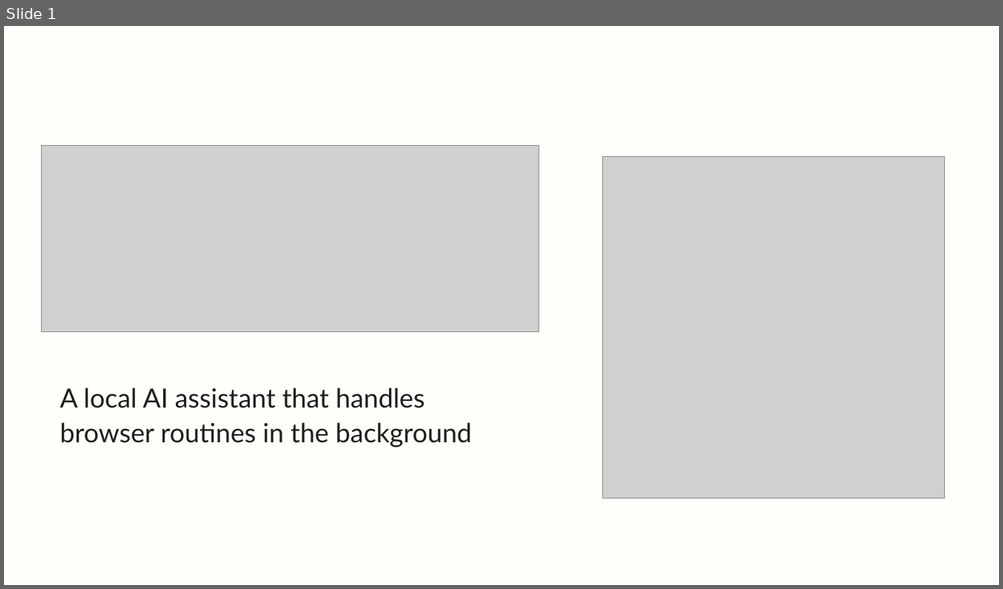
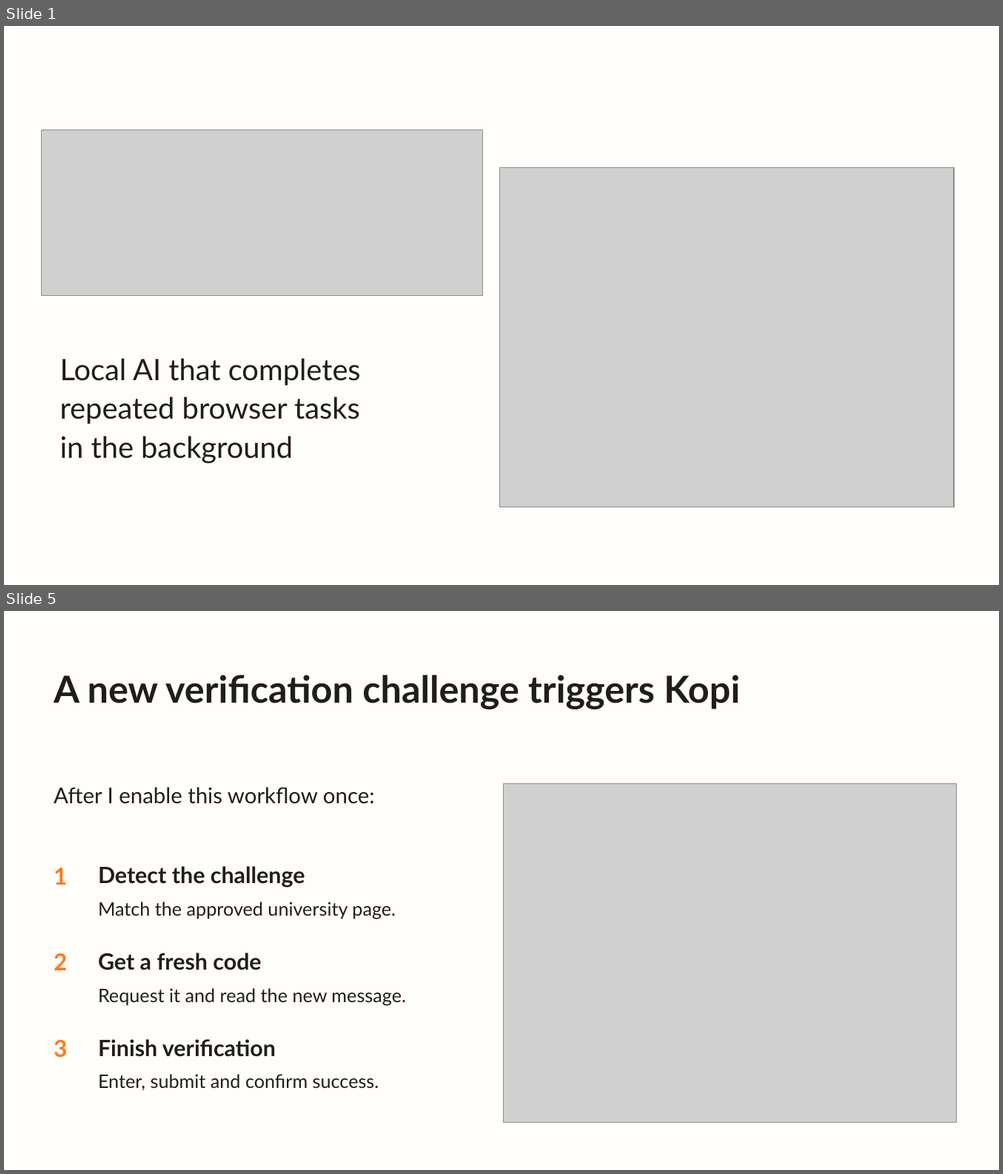
Before and after one commit to MLouchini/Kopi, a slide deck: docs/presentation/Kopi-Hackathon-Pitch.pptx. Shown one above the other, each under a label of ours: slide 1 before the commit, slides 1 and 5 after it; the slides between them are not shown. The pictures are 1003x589 and 1003x1174 pixels, drawn with LibreOffice and Linux fonts; fonts in the diff are those of the drawing; grey boxes stand for pictures. Boxes give left, top, right and bottom in pixels: in the first picture for what was removed or moved away, otherwise in the second. Text is boxed around its words. In the diff, an @@ line names an element or a change of style, - is before the commit and + after.

Commit message:
Illustrate every Kopi slide and clarify daily verification story

```diff
--- a/docs/presentation/Kopi-Hackathon-Pitch.pptx
+++ b/docs/presentation/Kopi-Hackathon-Pitch.pptx
@@ slide 5 added at (4, 611, 999, 1170), background #FFFEFA @@
@@ text added at (54, 675, 740, 709), 36 pt, text #201D1D, bold @@
+A new verification challenge triggers Kopi
@@ text added at (54, 787, 375, 804), 21 pt, text #201D1D @@
+After I enable this workflow once:
@@ picture added at (504, 783, 956, 1123) @@
@@ text added at (54, 868, 67, 885), 22.5 pt, text #FF7A1A, bold @@
+1
@@ text added at (98, 866, 305, 888), 21.8 pt, text #201D1D, bold @@
+Detect the challenge
@@ text added at (98, 902, 395, 920), 18 pt, text #201D1D @@
+Match the approved university page.
@@ text added at (54, 954, 67, 971), 22.5 pt, text #FF7A1A, bold @@
+2
@@ text added at (98, 953, 261, 971), 21.8 pt, text #201D1D, bold @@
+Get a fresh code
@@ text added at (98, 988, 406, 1005), 18 pt, text #201D1D @@
+Request it and read the new message.
@@ text added at (54, 1040, 67, 1058), 22.5 pt, text #FF7A1A, bold @@
+3
@@ text added at (98, 1039, 276, 1057), 21.8 pt, text #201D1D, bold @@
+Finish verification
@@ text added at (98, 1074, 379, 1091), 18 pt, text #201D1D @@
+Enter, submit and confirm success.
@@ slide 1 changed as well @@
@@ picture: place and size @@
-picture at (41, 145, 539, 332)
+picture at (41, 130, 483, 296)
@@ picture: place and size @@
-picture at (603, 156, 944, 498)
+picture at (500, 168, 954, 508)
@@ text at (60, 358, 361, 464): text changed; size 25.5 to 28.5 pt @@
-A local AI assistant that handles
-browser routines in the background
+Local AI that completes
+repeated browser tasks
+in the background
```
Also in this commit, not shown: 2 other slides changed, 4 other slides added, 5 slides removed, 10 other files.
